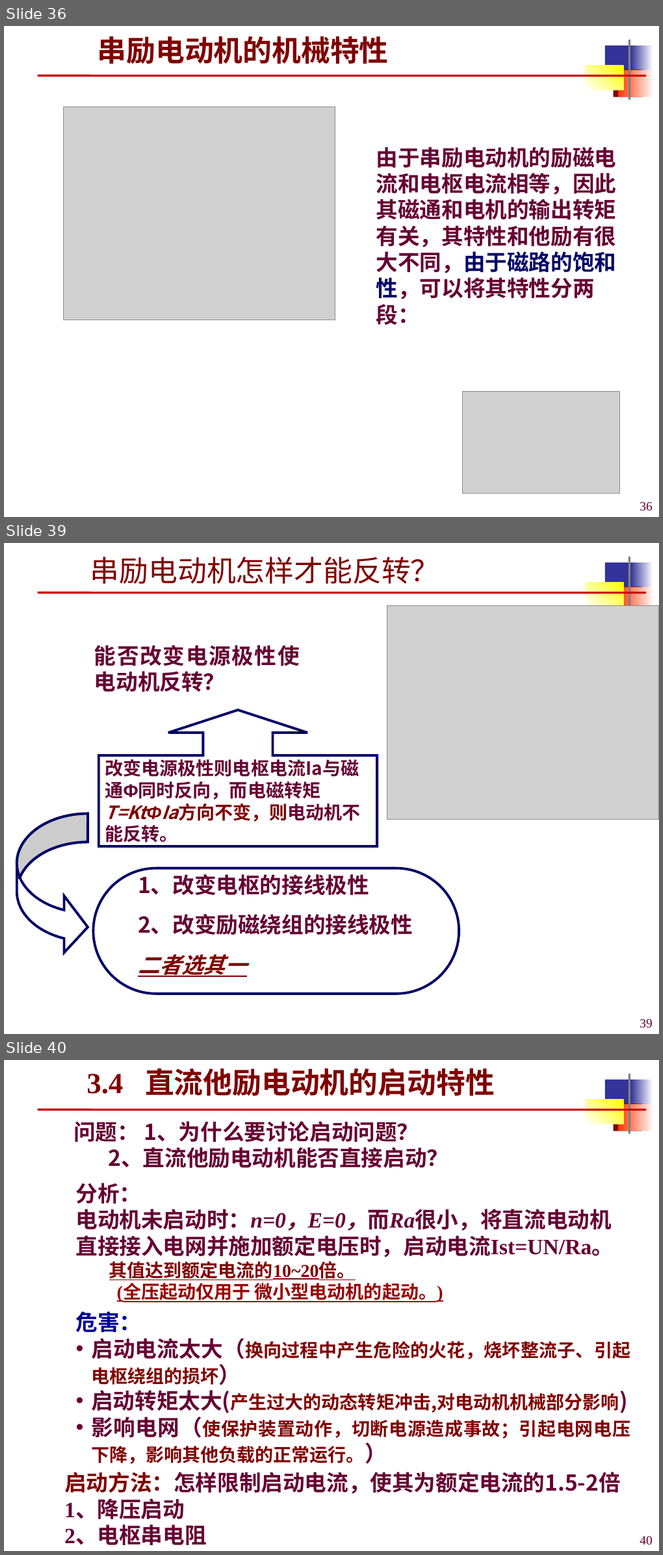
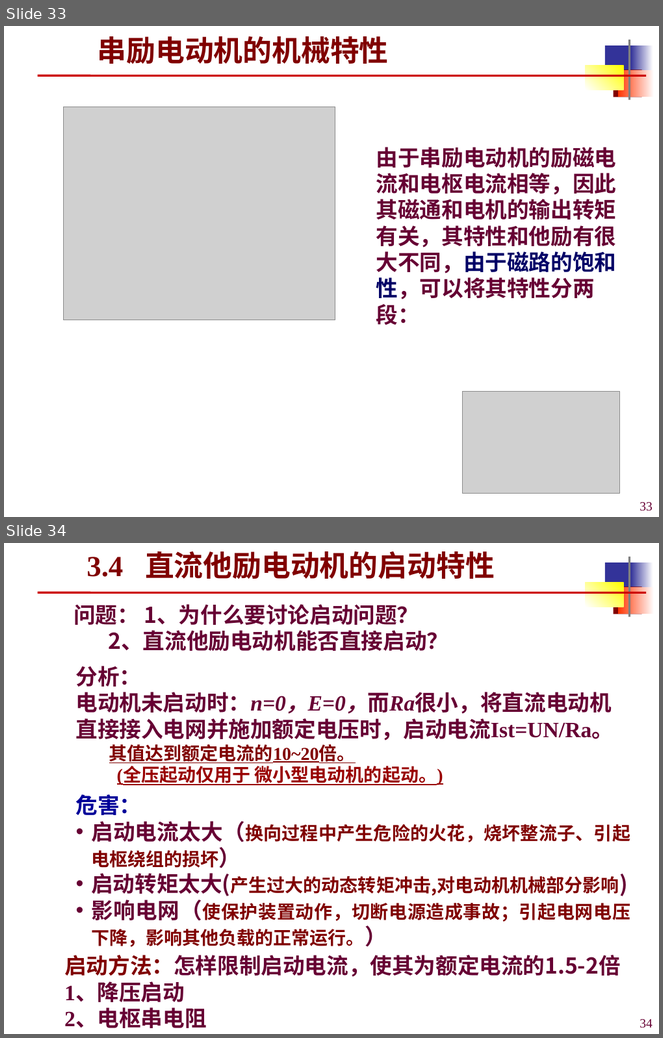
Before and after one commit to origin2007/mechatronic_transmission_control, a slide deck: 机电传动控制3-直流电机.ppt. Shown one above the other, each under a label of ours: slides 36, 39 and 40 before the commit, slides 33 and 34 after it; the slides between them are not shown. The pictures are 663x1555 and 663x1038 pixels, drawn with LibreOffice and Linux fonts; fonts in the diff are those of the drawing; grey boxes stand for pictures. Boxes give left, top, right and bottom in pixels: in the first picture for what was removed or moved away, otherwise in the second. Text is boxed around its words. In the diff, an @@ line names an element or a change of style, - is before the commit and + after.

```diff
--- a/机电传动控制3-直流电机.ppt
+++ b/机电传动控制3-直流电机.ppt
@@ slide 39 removed at bbox=[4, 543, 659, 1034], background #FFFFFF; not listed: 7 template elements that a slide beside it also shows @@
@@ title removed at bbox=[90, 557, 440, 584] @@
-串励电动机怎样才能反转？
@@ picture removed at bbox=[388, 606, 659, 819] @@
@@ text removed at bbox=[94, 645, 300, 692] @@
-能否改变电源极性使电动机反转？
@@ up arrow callout removed at bbox=[99, 710, 378, 847] @@
-改变电源极性则电枢电流Ia与磁通Φ同时反向，而电磁转矩T=KtΦIa方向不变，则电动机不能反转。
@@ freeform shape removed at bbox=[17, 813, 88, 956] @@
@@ rounded rectangle removed at bbox=[93, 869, 459, 995] @@
@@ text removed at bbox=[138, 871, 413, 977] @@
-1、改变电枢的接线极性
-2、改变励磁绕组的接线极性
-二者选其一
@@ page number removed at bbox=[640, 1019, 653, 1029] @@
-39
@@ what was slide 36 is now slide 33 @@
@@ page number at bbox=[640, 502, 653, 512]: text changed @@
-36
+33
@@ what was slide 40 is now slide 34 @@
@@ page number at bbox=[640, 1019, 653, 1029]: text changed @@
-40
+34
```
Also in this commit, not shown: 4 slides changed, 10 other slides removed.
